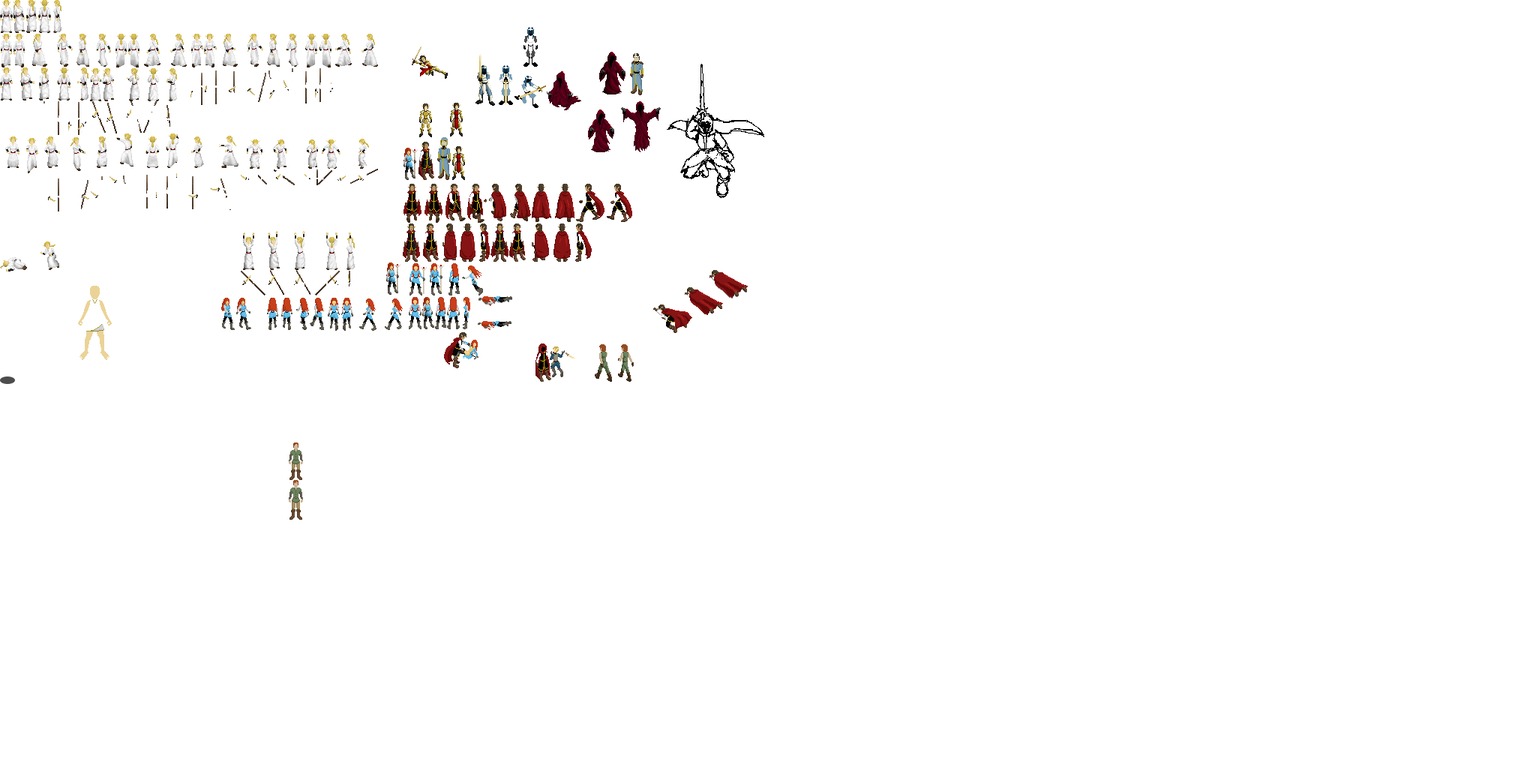
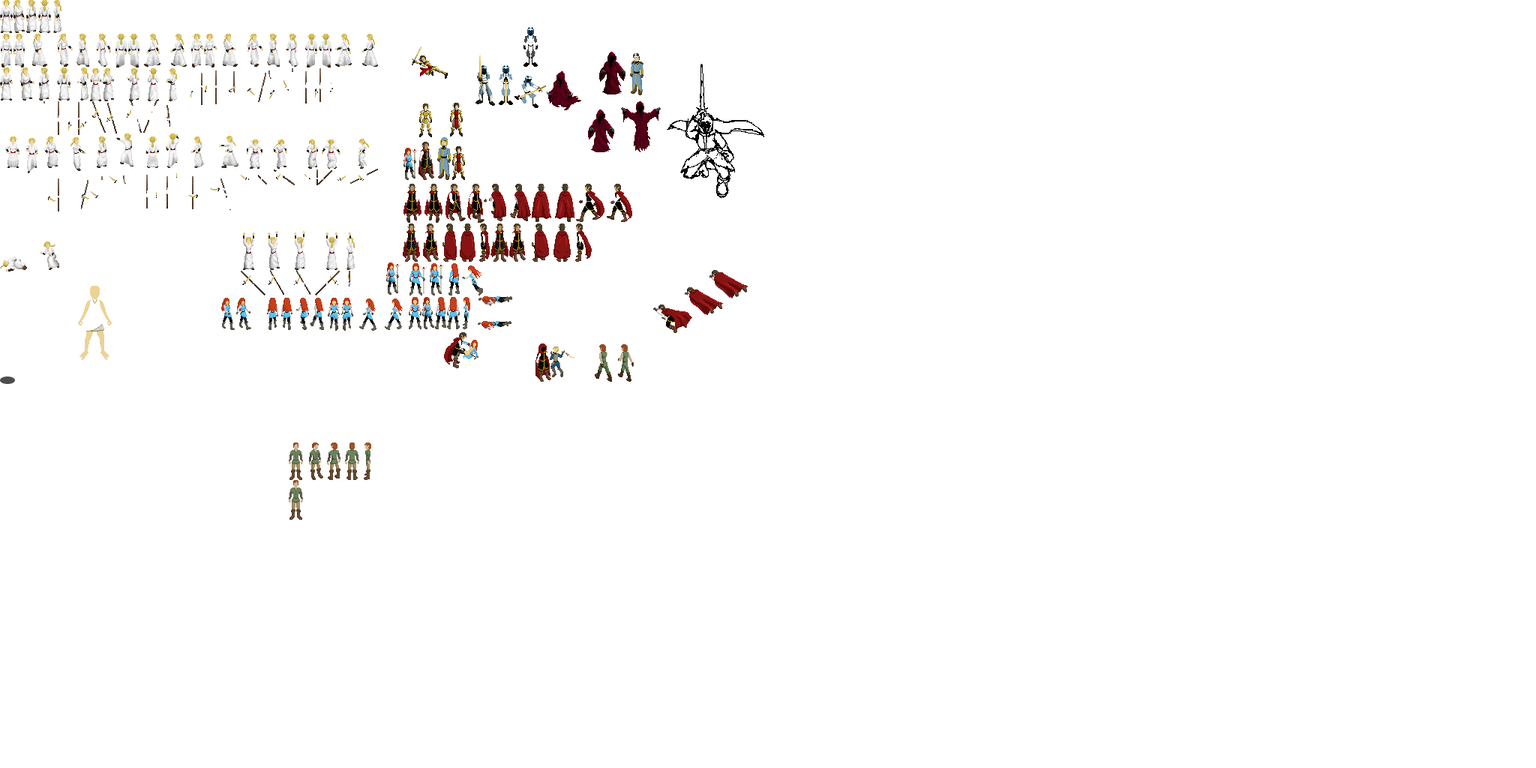
Layer changes from the first 1536 × 768 image to the second:
painted on "background" over [left=308, top=442, right=372, bottom=480]
